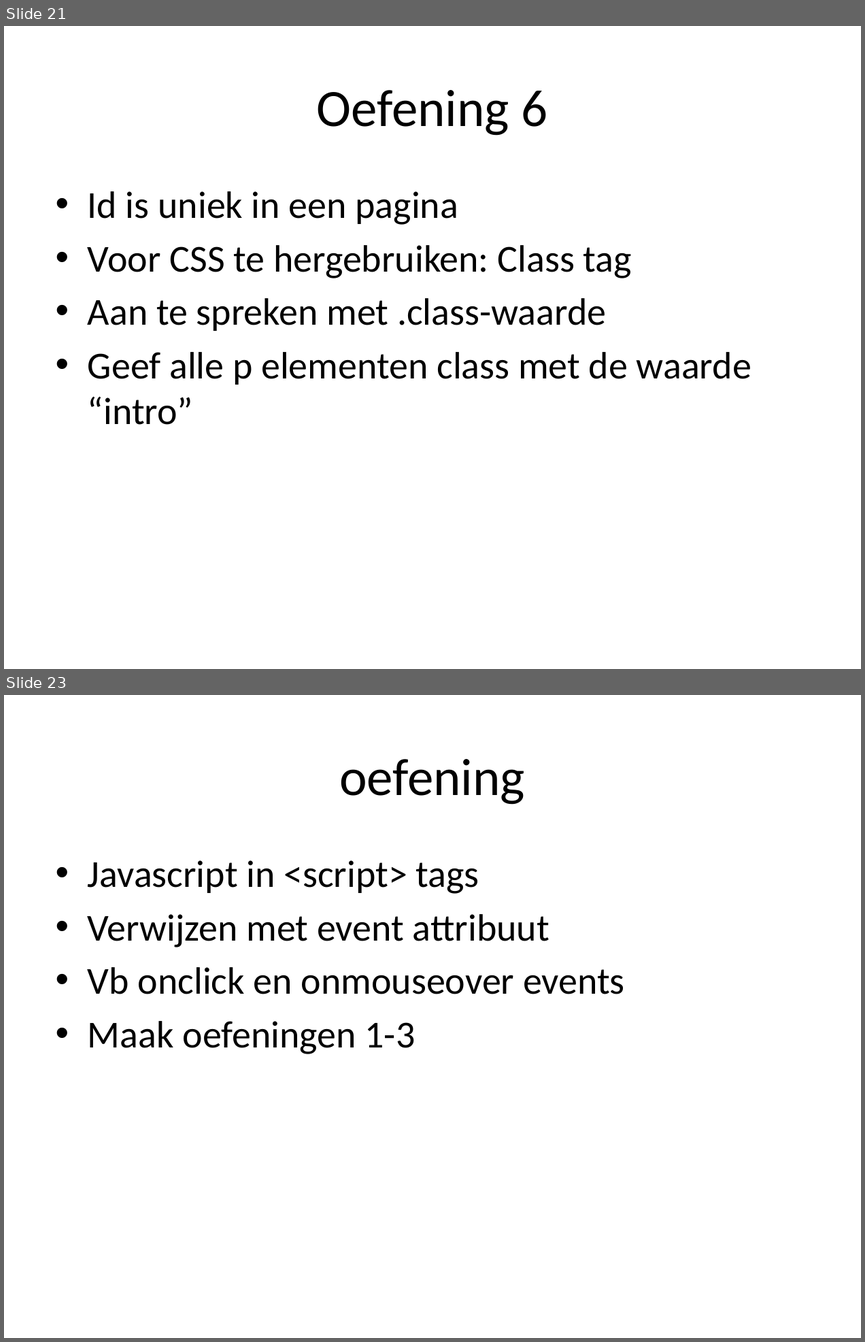
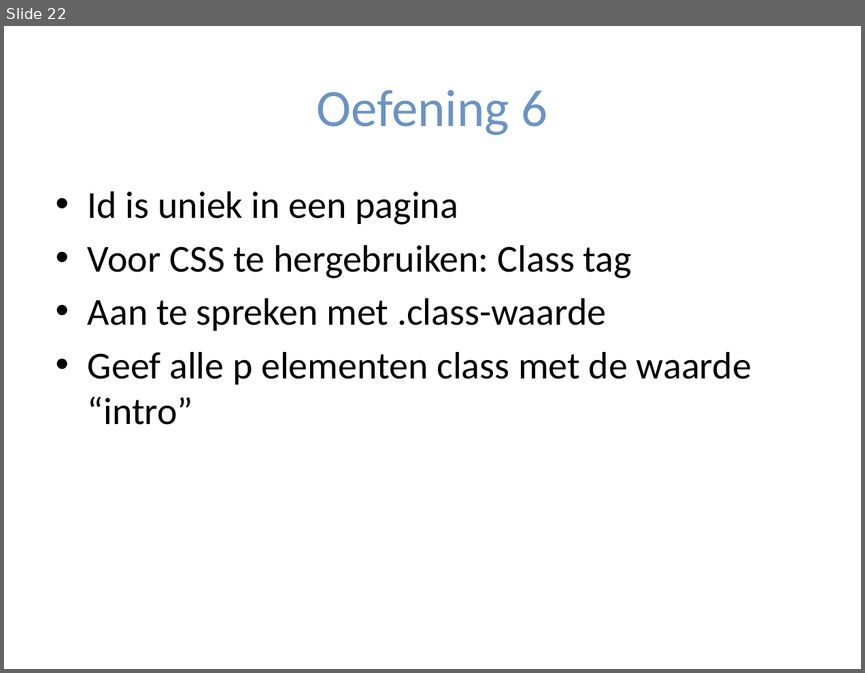
Before and after one commit to Belitili/Workshop-IntroHTML-CSS, a slide deck: Workshop werkdocumenten/Intro HTML en CSS.pptx. Shown one above the other, each under a label of ours: slides 21 and 23 before the commit, slide 22 after it; the slides between them are not shown. The pictures are 865x1342 and 865x673 pixels, drawn with LibreOffice and Linux fonts; fonts in the diff are those of the drawing. Boxes give left, top, right and bottom in pixels: in the first picture for what was removed or moved away, otherwise in the second. Text is boxed around its words. In the diff, an @@ line names an element or a change of style, - is before the commit and + after.

Commit message:
ppt: intro added, added some style, js removed, fixed spelling, minor content changes

```diff
--- a/Workshop werkdocumenten/Intro HTML en CSS.pptx
+++ b/Workshop werkdocumenten/Intro HTML en CSS.pptx
@@ slide 23 removed at box(4, 695, 861, 1338), background #FFFFFF @@
@@ title removed at box(339, 759, 525, 804) @@
-oefening
@@ text removed at box(88, 860, 625, 1054) @@
-• Javascript in <script> tags
-• Verwijzen met event attribuut
-• Vb onclick en onmouseover events
-• Maak oefeningen 1-3
@@ what was slide 21 is now slide 22 @@
@@ slide 22 changed as well @@
@@ title "Oefening 6" at box(317, 90, 548, 135): text colour #000000 to #6A93C5 @@
```
Also in this commit, not shown: 21 other slides changed, 1 slide added, 1 other slide removed, 2 other files.
